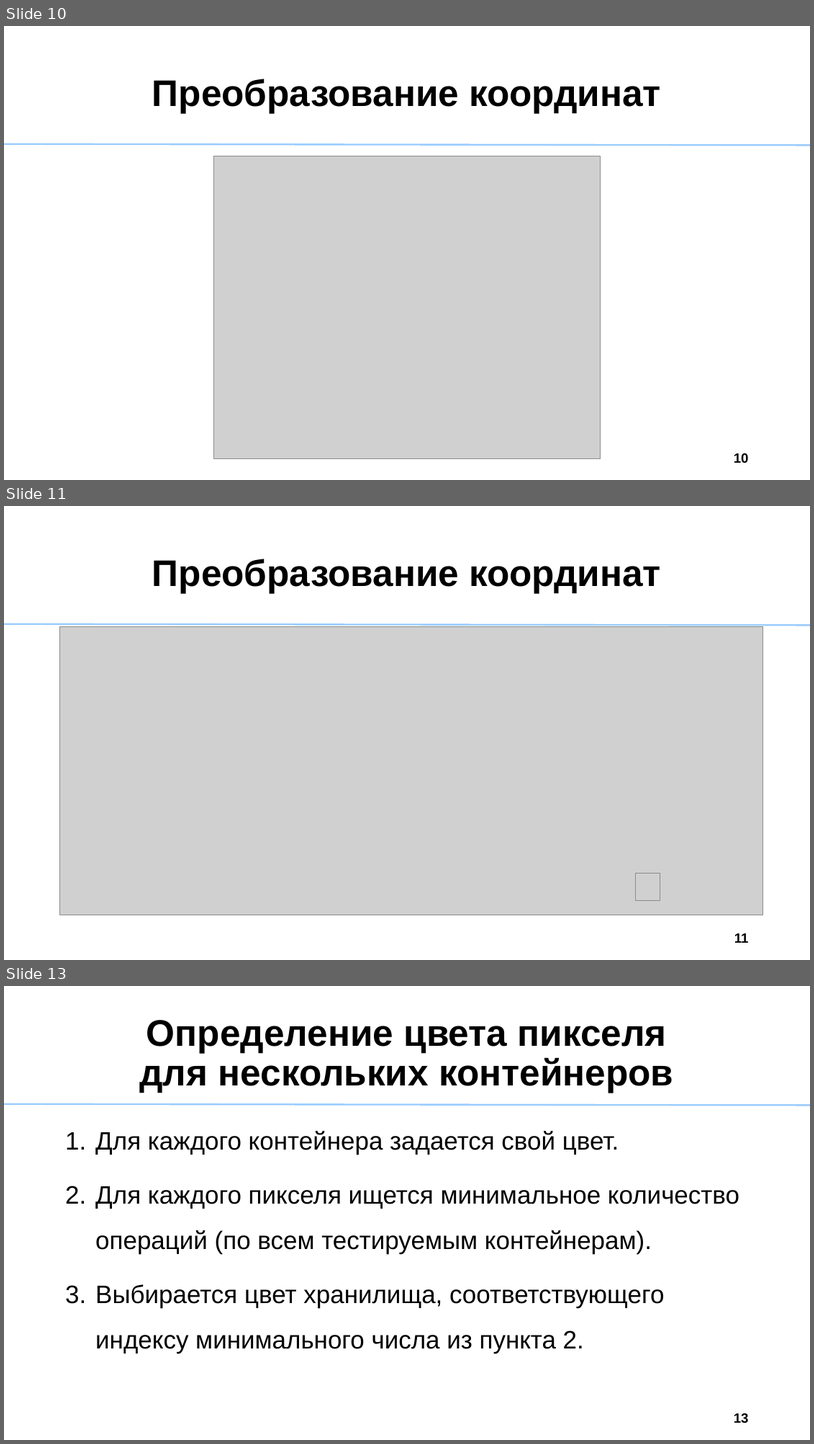
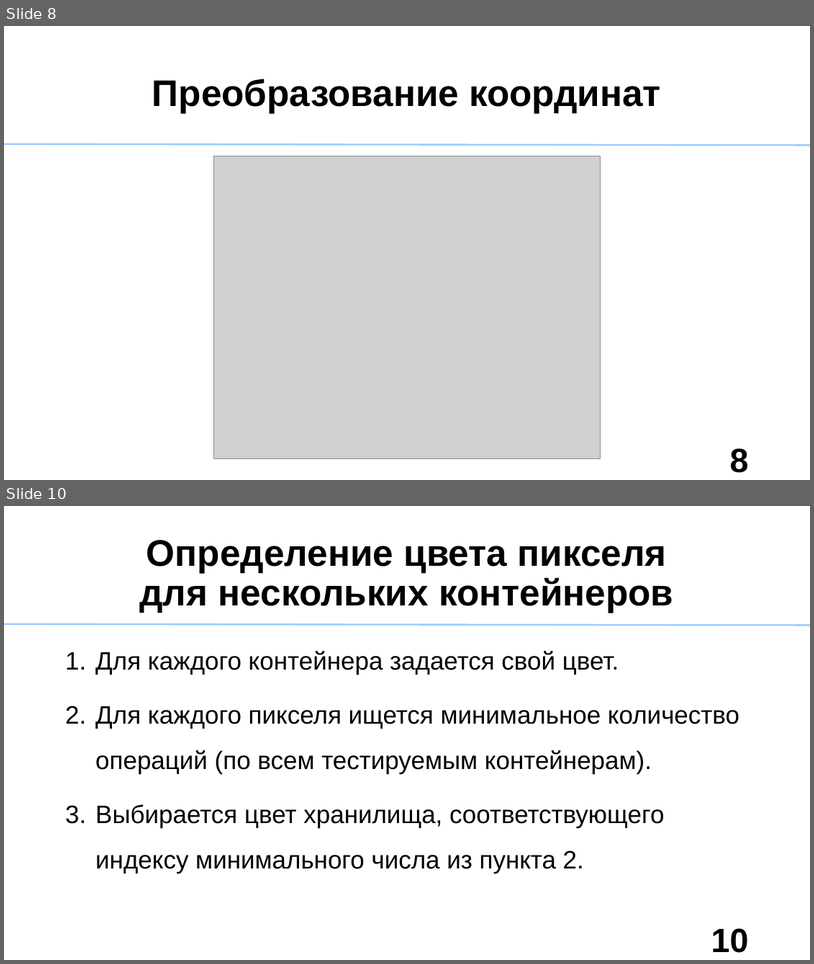
Before and after one commit to Akbars36/StorageAnalyzer, a slide deck: VizualizationResult/Sredstva_analiza_nagruzki_last.ppt. Shown one above the other, each under a label of ours: slides 10, 11 and 13 before the commit, slides 8 and 10 after it; the slides between them are not shown. The pictures are 814x1444 and 814x964 pixels, drawn with LibreOffice and Linux fonts; fonts in the diff are those of the drawing; grey boxes stand for pictures. Boxes give left, top, right and bottom in pixels: in the first picture for what was removed or moved away, otherwise in the second. Text is boxed around its words. In the diff, an @@ line names an element or a change of style, - is before the commit and + after.

```diff
--- a/VizualizationResult/Sredstva_analiza_nagruzki_last.ppt
+++ b/VizualizationResult/Sredstva_analiza_nagruzki_last.ppt
@@ slide 11 removed at <box>4,506,810,960</box>, background #FFFFFF @@
@@ title removed at <box>152,559,661,593</box> @@
-Преобразование координат
@@ line removed from (810, 625) to (4, 624) @@
@@ picture removed at <box>59,626,764,914</box> @@
@@ picture removed at <box>635,873,660,900</box> @@
@@ page number removed at <box>735,933,749,942</box> @@
-11
@@ what was slide 10 is now slide 8 @@
@@ page number at <box>730,448,749,472</box>: text changed; size 16 to 40 pt @@
-10
+8
@@ what was slide 13 is now slide 10 @@
@@ page number at <box>712,928,749,952</box>: text changed; size 16 to 40 pt @@
-13
+10
```
Also in this commit, not shown: 6 slides changed, 1 slide added, 4 other slides removed, 3 other files.
